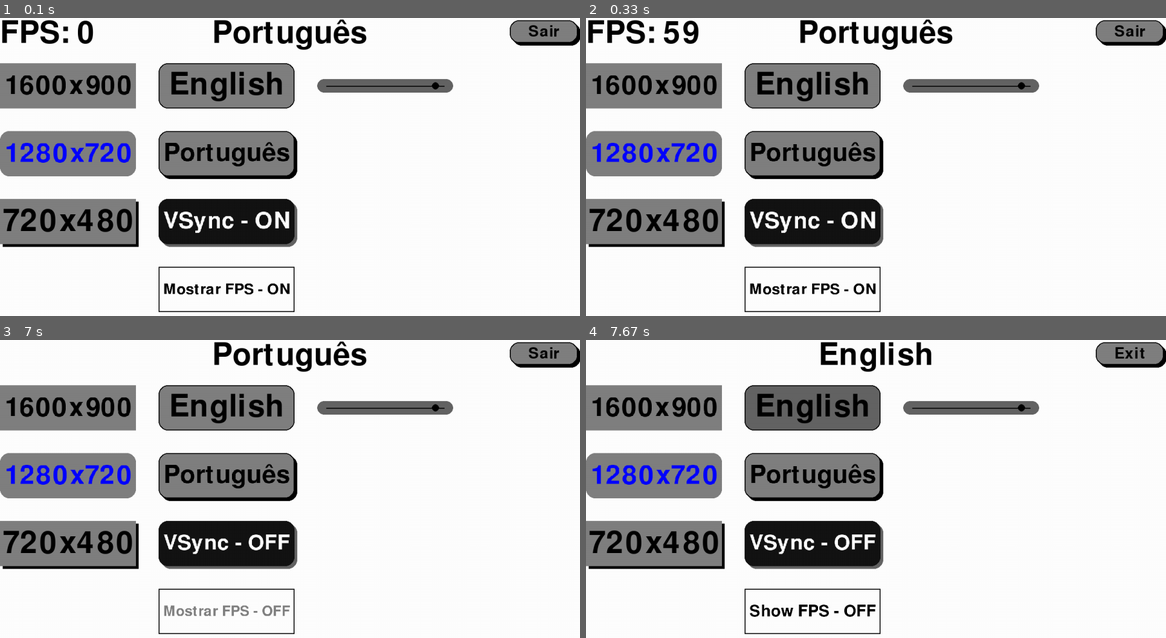
Above: before the commit, frames 1-4 (two rows, left to right).
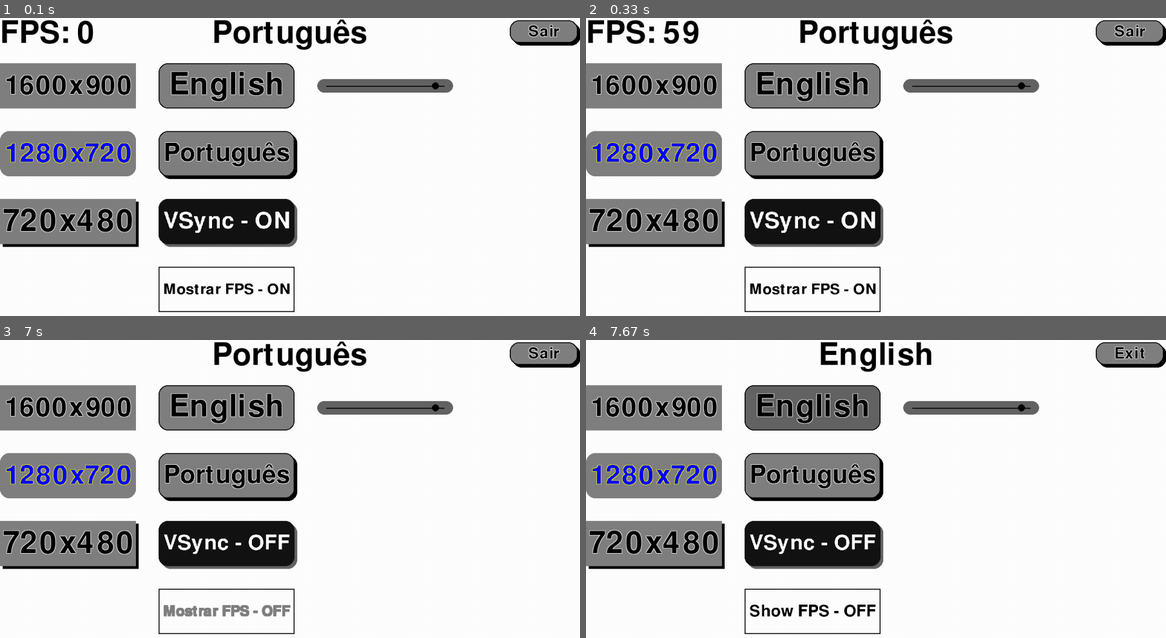
Above: after the commit, the same moments.

Repository: DaniAlc0/PygameDefaultTemplate
Game: pygame game, started from main.py
Two runs of this game, one before a commit and one after it. Both use one fixed random seed, a clock stepped at 60 frames per second and the inputs below.
Inputs (mouse positions are in pixels of both pictures, inside the frame that each line leads up to):
- Up to frame 1 (0.1 s): no input
- Up to frame 2 (0.33 s): no input
- Up to frame 3 (7 s): click (290, 524) at 0.88 s; click (110, 453) at 1.22 s; click (504, 617) at 1.55 s; click (121, 483) at 6.38 s; click (203, 596) at 6.72 s
- Up to frame 4 (7.67 s): click (702, 623) at 7.05 s; click (783, 396) at 7.38 s

The runs differ from the first frame. In frame 1, 1.9% of the frame differs, in the area x 0-97%, y 2-72%; in frame 2, 1.9%; in frame 3, 2.2%, in the area x 0-97%, y 2-93%; in frame 4, 2.0%.

Commit message:
New feature: Text outlines

Diff:
--- a/scripts/text.py
+++ b/scripts/text.py
@@ -27,14 +27,24 @@
         super().__init__(screen, textColor, textAntialias, font, fontSize)
 
     # Define a method to write text on the screen with optional button-like behavior.
-    def write(self, text, pos, buttomWidth, center=True):
+    def write(self, text, pos, buttomWidth, center=True, outline = True):
         # Render the text as a surface using the font and color.
         self.textSurf = self.render(text, self.textAntialias, self.textColor)
         # If a button width is specified and the text is wider than the button, scale the text down.
         if buttomWidth < self.textSurf.get_width() and buttomWidth != 0:
-            self.textSurf = pygame.transform.scale_by(self.textSurf, (buttomWidth-20)/self.textSurf.get_width())
+            self.textSurf = pygame.transform.scale_by(self.textSurf, scale := ((buttomWidth-20)/self.textSurf.get_width()))
+        else: scale = 0
         # Calculate the centering offset if centering is enabled.
         centerWidth = self.textSurf.get_width() / 2 if center else 0
         centerHeight = self.textSurf.get_height() / 2 if center else 0
+        # Adds outline to the text
+        if outline:
+            outlineWidth=max(1, self.textSurf.get_height()// 40)
+            outColor = tuple(abs(x - 255) for x in self.textColor)
+            for dx in [-outlineWidth, outlineWidth]:
+                for dy in [-outlineWidth, outlineWidth]:
+                    outlineSurf= self.render(text, self.textAntialias, outColor)
+                    if scale:  outlineSurf = pygame.transform.scale_by(outlineSurf, scale)
+                    self.screen.blit(outlineSurf, (pos[0] - centerWidth + dx, pos[1] - centerHeight + dy))
         # Blit the text surface onto the screen at the specified position, taking into account centering.
         self.screen.blit(self.textSurf, (pos[0] - centerWidth, pos[1] - centerHeight))
